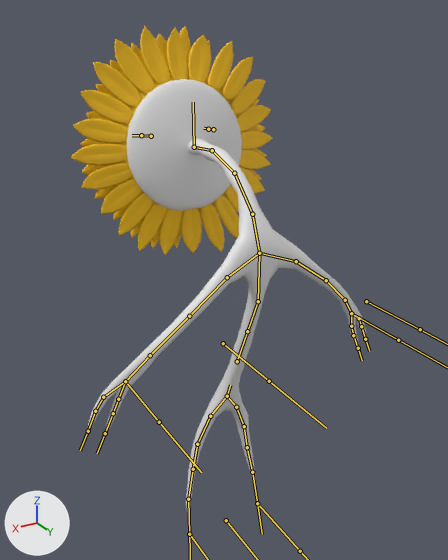
The FBX model Assets/Meshes/plant2.fbx: old version first, new version second.
Both versions are drawn from a 50 mm lens placed at (2.65, 4.37, 4.99), pointed at (-0.11, -0.23, 2.69). Lighting does not change. The marker at lower left points along +X, +Y and +Z. The bones that bend it are drawn over the model as lines.

In view in the first picture: 'Plant2'.
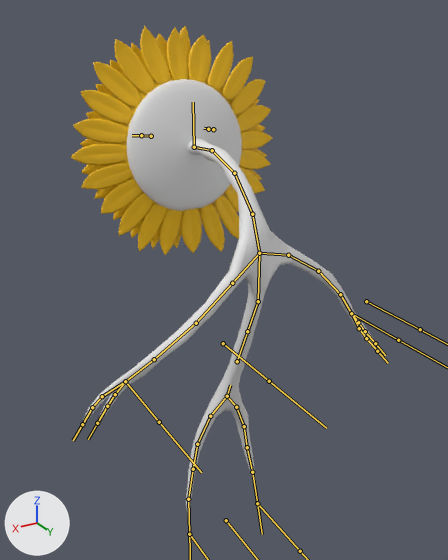
The newer file adds an action. The first version stands in its rest pose; the second is drawn at frame 1 of the action 'Armature|04.Hit1'.

Boxes [x1, y1, x2, y2] around the edits, measured in the pictures (448 x 560 px):
'Plant2', posed: before [71, 26, 366, 532]; after [71, 26, 377, 532]
bone 'DEF-arm1.L', root to tip: before (259, 253) to (227, 277); after (259, 253) to (232, 283)
bone 'DEF-arm1.R', root to tip: before (259, 253) to (296, 261); after (259, 253) to (288, 255)

The change in detail:
Bone 'DEF-arm1.L' (bone_def_arm1_l) turns from (0, 0, 0) to (-7, -26, -4) degrees about its own x, y and z.
Bone 'DEF-arm1.R' (bone_def_arm1_r) turns from (0, 0, 0) to (25, -45, -21) degrees about its own x, y and z.
